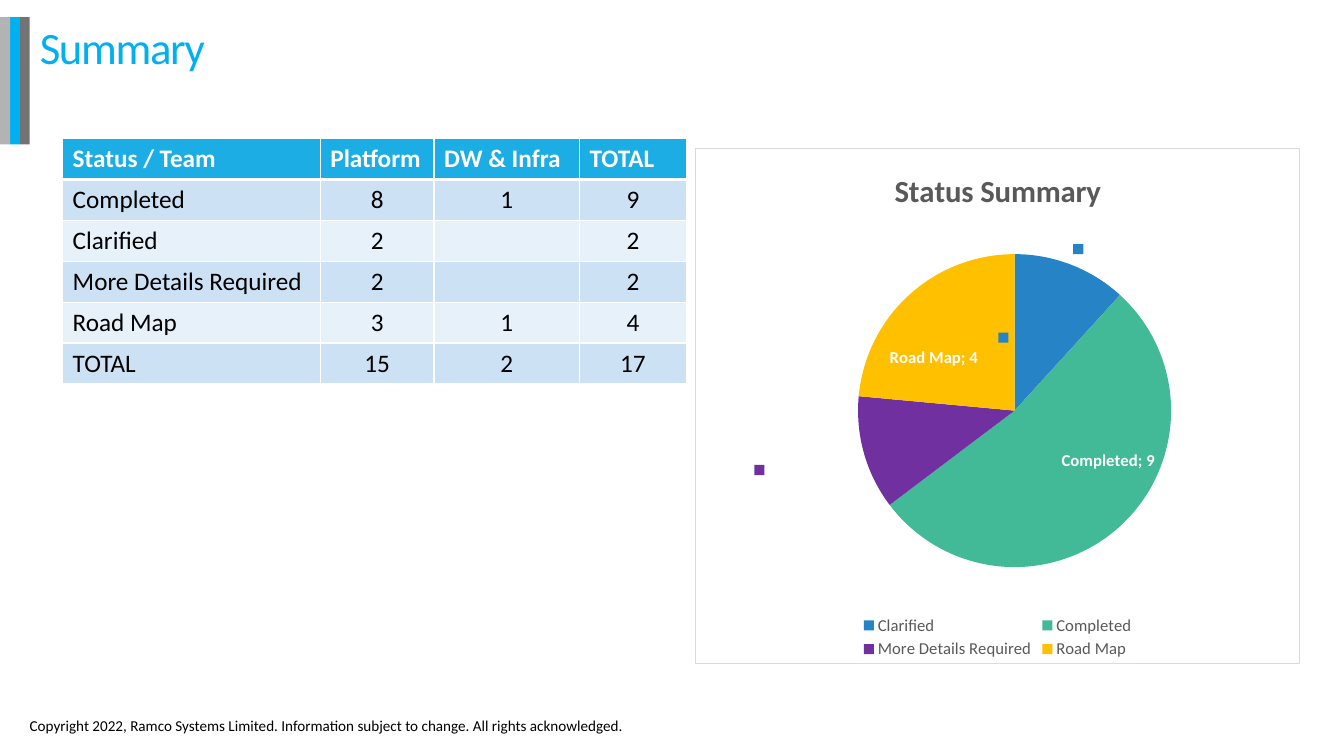
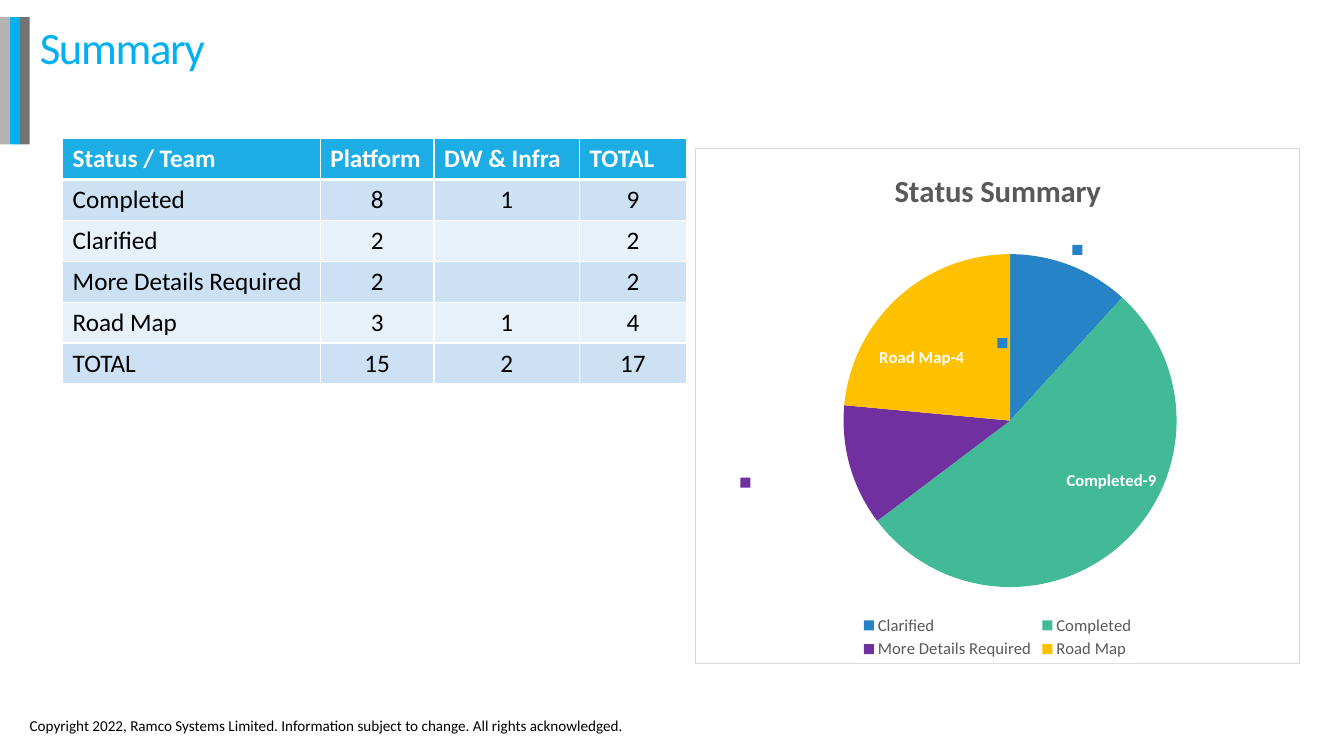
Before and after one commit to jeyalatha/SystemBackup, a slide deck: slide 3 of HRP Developer Productivity.pptx. Drawn at 1344x756 pixels with LibreOffice and Linux fonts; fonts in the diff are those of the drawing; background and template pictures are left out. Boxes give left, top, right and bottom in pixels: in the first picture for what was removed or moved away, otherwise in the second. Text is boxed around its words. In the diff, an @@ line names an element or a change of style, - is before the commit and + after.

```diff
--- a/HRP Developer Productivity.pptx
+++ b/HRP Developer Productivity.pptx
@@ pie chart at [696, 148, 1301, 664] @@
@@ data labels of Series 1 changed @@
```
Also in this commit, not shown: 1 other slide changed, 9 slides added, 17 other files.
